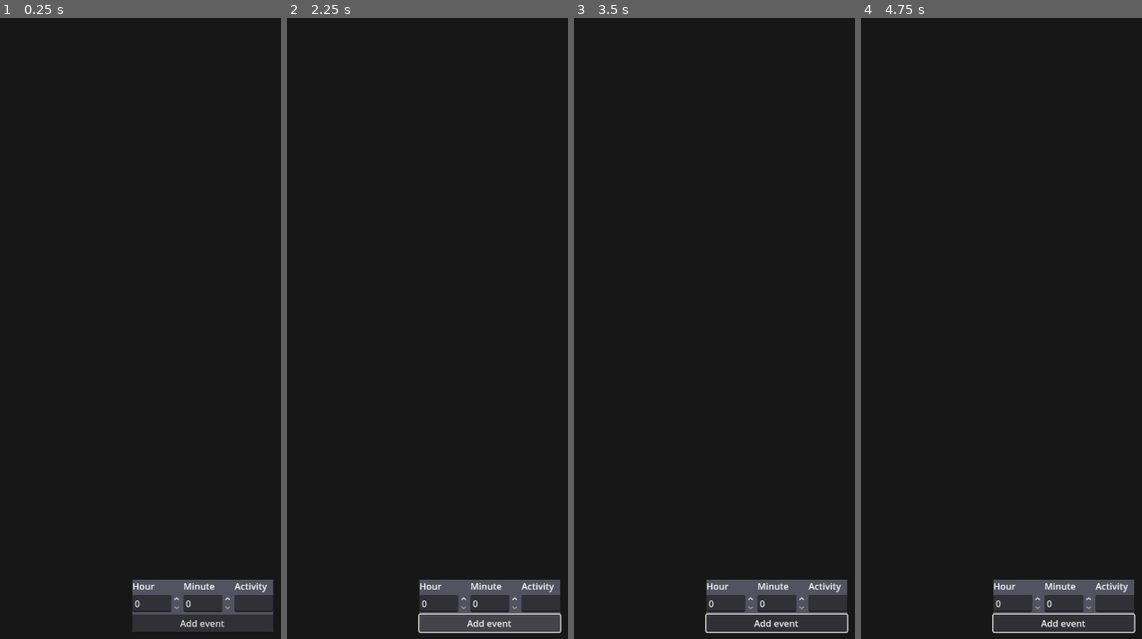
Above: before the commit, frames 1-4 (left to right).
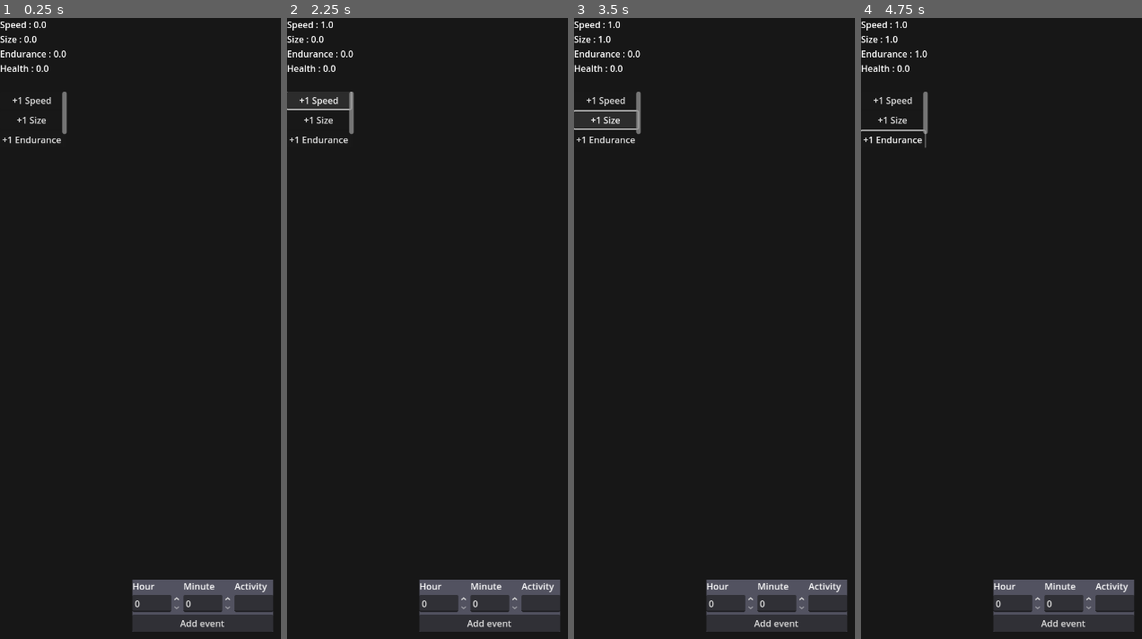
Above: after the commit, the same moments.

Repository: Faisa-l/AT-Interactivity-for-Activity-Project
Game: Godot game, scene res://Scenes/main.tscn
Two runs of this game, one before a commit and one after it. Both use one fixed random seed, a clock stepped at 60 frames per second and the inputs below.
Inputs (mouse positions are in pixels of both pictures, inside the frame that each line leads up to):
- Up to frame 1 (0.25 s): no input
- Up to frame 2 (2.25 s): click (539, 601) at 0.52 s; type "12" at 0.6 s; click "Add event" at 1.25 s; click "Add event" (after the commit: "+1 Speed") at 2 s
- Up to frame 3 (3.5 s): click (604, 117) at 2.75 s, where only the run after the commit has a clickable "+1 Size"
- Up to frame 4 (4.75 s): click (891, 142) at 3.5 s, where only the run after the commit has a clickable "+1 Endurance"; click (891, 160) at 4.25 s, where only the run after the commit has a clickable "+1 Health"

The runs differ from the first frame. In frame 1, 0.8% of the frame differs, in the area x 0-24%, y 0-21%; in frame 2, 1.2%; in frame 3, 1.3%, in the area x 0-98%, y 0-100%; in frame 4, 1.2%.

Commit message:
Add debug container for pet stats
Can manually add stats and it also displays the pet stats

Diff:
--- /dev/null
+++ b/Scenes/debug_button.tscn
@@ -0,0 +1,4 @@
+[gd_scene format=3 uid="uid://b2a35wadss6j3"]
+
+[node name="Button" type="Button"]
+text = "asdasd"
--- a/Scenes/user_pet.tscn
+++ b/Scenes/user_pet.tscn
@@ -4,4 +4,19 @@
 
 [node name="UserPet" type="Node"]
 script = ExtResource("1_tsvhk")
-_stats = Array[String](["Speed"])
+_stats = Array[String](["Speed", "Size", "Endurance", "Health"])
+
+[node name="DebugContainer" type="VBoxContainer" parent="."]
+offset_right = 105.0
+offset_bottom = 127.0
+
+[node name="StatsLabel" type="Label" parent="DebugContainer"]
+layout_mode = 2
+
+[node name="ButtonContainer" type="ScrollContainer" parent="DebugContainer"]
+custom_minimum_size = Vector2(100, 100)
+layout_mode = 2
+
+[node name="VBoxContainer" type="VBoxContainer" parent="DebugContainer/ButtonContainer"]
+custom_minimum_size = Vector2(100, 100)
+layout_mode = 2
--- a/Scripts/user_pet.gd
+++ b/Scripts/user_pet.gd
@@ -2,6 +2,15 @@
 
 # The pet acts as a representation of the physical activity performed by the user
 # Its stats will change based on the result of an activity
+
+@onready
+var debug_stats_label : Label = $DebugContainer/StatsLabel
+
+@onready
+var debug_button_list : VBoxContainer = $DebugContainer/ButtonContainer/VBoxContainer
+
+@onready
+var debug_button : PackedScene = load("res://Scenes/debug_button.tscn")
 
 @export
 var _stats : Array[String]
@@ -20,16 +29,42 @@
 	for stat in _stats:
 		pet_stats[stat] = 0.0
 
+	load_debug_buttons()
+	update_display_stats()
+
 # Process the activity and then run its process
 func on_event_ended(event: ScheduledActivity) -> void:
 
 	if event.activity == "Walking":
 		pet_stats["Speed"] += process_walking(event)
 
-	print("New stats:")
-	for stat in pet_stats.keys():
-		print(stat + " : " + str(pet_stats[stat]))
+	update_display_stats()
 
 # Will return the result of the stat increase for walking
 func process_walking(event: ScheduledActivity) -> float:
 	return 0.5 * event.result
+
+# Updates the text which displays the pet stats
+func update_display_stats() -> void:
+	print("New stats:")
+	var label_string : String = ""
+	for stat in pet_stats.keys():
+		var string : String = stat + " : " + str(pet_stats[stat])
+		print(string)
+		label_string += string + "\n"
+	debug_stats_label.text = label_string
+
+# Instatiate buttons in the pet debug
+func load_debug_buttons() -> void:
+	for stat in pet_stats.keys():
+		var button : Button = debug_button.instantiate()
+		debug_button_list.add_child(button)
+		button.text = "+1 " + stat
+
+		# Add binding
+		button.button_up.connect(func(): debug_update_stats(stat))
+
+# Debug function to manually add stats
+func debug_update_stats(stat : String):
+	pet_stats[stat] += 1
+	update_display_stats()
